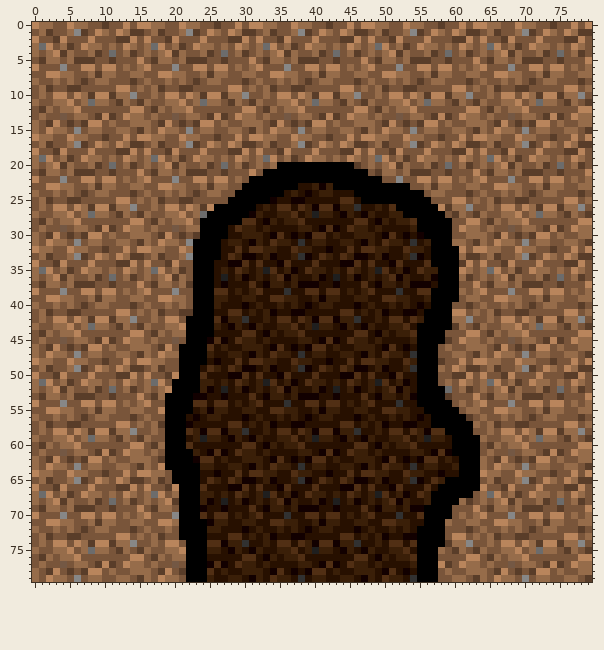
Edited in one commit: sprite sheet (assets/map/node_4.png). The picture above is the old version.
The file is 80x80 pixels. Colours within 5 levels of each other are drawn and written as one.
New version:
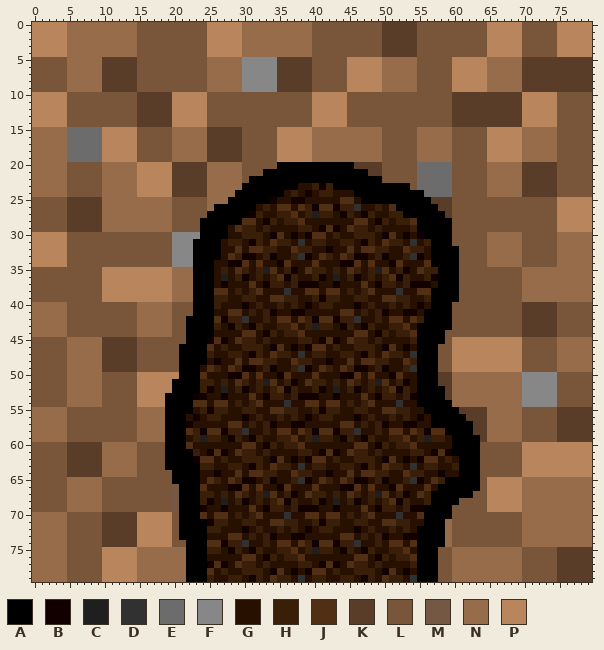
Palette (. is transparent): A #000000  B #120000  C #1f1f1f  D #313131  E #6c6c6c  F #878787  G #271000  H #3a1f08  J #512f14  K #593d29  L #79553a  M #745844  N #966c4a  P #b9855c
The exact change:
Changed rows in their new state; - is an unchanged pixel.
first column x 0:
 0 -PPPPN--NNNNNNNLLLL--LLL-PPPP-NNN--NNN----L--L-LLLKKKKKL--L--L-LLPPPP-LL--LPP-P-
 1 PPPPP-NNNN-NN-NL-LL--LLL--PP-PNNN-NNN-NN-LL-LLLL-L-KKKKL-LL-LLLL-PPPPPLL-LLP-PPP
 2 -PPP-NNNNNNNNNN-L--LL---LPPPPPNNNNNNNNNNL---LLL-L-K-KKK-L---LLL-LPPP-P--L--PPP-P
 3 PP-PPNNN--N-NN--LLL-LL-LLPPPP--N-NNN-NNNLL-L-LL-LLKKK-KLLL-L-LL-LP-PPP-LLL-PP-PP
 4 PPP-P-NN-NNNN-N-L-LLLL--LPPPPPNN-N-NN-NNLL-L-LL-L-KK-KK-LL-L-LL-LPP-PP--LL-PPPPP
 5 -LLL--NNNNK-KKKL-LLL-LLLLNNNNNFFFFFKKK--L--L-PP-PP--N-NLL--LPPP-PN--N----KK-KKKK
 6 L---LNNNNNKKKKKLL---L--LLNNNN-FFFFFKKKKKL-LL-PPP-PNNNNNLL-LLPPPP-NNNNNKKKKKKKKKK
 7 --LLL-NN-NKKKKKL--LLLL--LN--NNFFFFFKKKKKLLLL-PPPPPNN--N-LLLLPPPPPNNN--KKK-KKKKKK
 8 L--L--NNN-KKKK--L--L-L-L---NNNFFFFFKKKK--LL--PPPPPN-N-NL-LL-PPPPPNN-N-K-KKKKKK-K
 9 -LL--NNNNNKKKKKL-LL--LL--NNNNNFFFFFKK--K----L-PPPPNNNNN-------PPP-NNNN-KKKKKKKKK
10 PPP---LLLLLLLLLKKKKK-P-PPLLLLLL--L-LL-LLP--PPLL--L-LL-LLLLLLKKKKKKKKKK-PP--LLLL-
11 PPPPPL-LLLL-LL--KKKKP-PPPLL-LL-LL--LLL-LPPPPPL-LL--LLL-LLLL--KK-KKKKKKPPPPP-LL-L
12 PPPPPLL-------LKK-KKPP-PP-----LL-LL-LLL-PPPPP-LL-LL-LLL-----KKKKK-KKKK-PPPP---LL
13 PPPPP-LL-LLL-LLKKKKKPPPPPLLL-LLL-L--L-LLPP-PPLLL-L--L-LL-LLLKKKKKKKKKKPPPP-L-LLL
14 PPP-PL-LLL-L--LKKK-KPPPP-L-L--LLL-LL-L-L--PPP-LLL-LL-L-LLL-LKKKKKK-KK-PP--PL--LL
15 -NN--EEEEEPPPPPLL-LL-NNN-KKKKK-LL-LPPPPP--NN--NN-NLLL-LN--NNLL-LLP-PPPNN--N-LL-L
16 N--NNEEEEEPPP-PLLLL-NN--NK-KKK-LLLLPP-PPNNNNNNNNN-L--LL-NNNN-L-LLPPPP---NNN--L-L
17 N-NNNEEEEEPP-PPL-LL-N-NNNKKKKKLL-LLPPPPPNN-NN-NNN-L--LLNNN-NLLLL-PPPPPNNNN--LLLL
18 NNNNNEEEEEPPPP--L--LNNNNNKKK--L-L--P-PPPNNNNNNNNNN-LL--NNNNNLLL-LPPP-PNNNNN-LLL-
19 -NNN-EEEEEPPP-P-LLL--NNN-KKKKKL-LLLPPPP---N-NN-N-NL-LL-N--N--LL-LP-PPPNN--NL-LL-
20 -N-NNL--LLNNN-NPPPP--KKKKNNNN-L-L-L------------KKKLLLL-EEEE--LL-LN-NN-KKK-KL-LL-
21 NN--NLLLL-NNNNN-PPPPKK---NNNNN-L----------------K-LL-LLEEEEE---L-N--N----KKL---L
22 NNNNN--LL-NNN-NP-PPPKKKKKNNNN-----------------------L--EEEEE-L-LLNNNNNKKKKKL-L-L
23 NNNN-L--LL--NN-PPP--KKKKKN--NN-------------------------EEEEE--LL-NNN--KKK-KL--LL
24 -NN-NL-L-L-NNNNPPPPPKKK-K--NN---------------------------EEEE--L-LNN-N-K-KKK---L-
25 -LL----KKKNNNNN-N-NN-LL--NNN-----------------------------KKKLL-L-LL--LL----P--PP
26 -L-LLKKK-KNN--NNN-NNL-LLLN--------------------------------K-LLL--L-LL-LLLLLPPPPP
27 L--LLKKKKK-NN-NN-NN-LL-LL----------------------------------KLL-LL--LLL-LLLLPPPPP
28 -LL-LKKKKKNNNNNNNN-NLLL---------------------------------------LL-LL-LLL----PPP--
29 -L--LKKKK-NNNN--N-NNL-LL-------------------------------------LLL-L--L-LL-LLPP-PP
30 PPP-PL-LLL-L--LLL-LLFFFF--------------------------------------LLLNNNNN-LLL--NN--
31 PP-PP-L-LL--LL-LL-LLFF--------------------------------------LL-LLNN--NL-LL-N--NN
32 -PPPPLLL--L--L-LLLL-FFF--------------------------------------L-LL--NNNLL--LNNNNN
33 PPPPPLLL-LL-LLLL-LL-FF---------------------------------------LLL--NNN-LL-LLNN-NN
34 -PPP----L---LLL-L--LFFF--------------------------------------LL-LNNNNN--L--NNNNN
35 LLL-LL-LLLPPP-PPPP-P-NN--------------------------------------LL-LLL-LLNN--N-NN-N
36 L-LLLL--LLPPPPPPPPP-N-N--------------------------------------LL-L-LLLLNN-NNNN-NN
37 -LLL-LLLL-PPPPP-PPPPN-N----------------------------------------L-LLL-LNNNNNNNNNN
38 L---L--LL---PPPP-PPPNNN--------------------------------------L-LL---L-NNNNNNN-N-
39 --LLLL--LLPPPPPPPP----N---------------------------------------LL--LLLLNN-N--NN--
40 -NN-NL-L-LL---LN-NN--L----------------------------------------L-L--L-LK-KKK---L-
41 N-NNNLL-----LL--N-NN-LL-------------------------------------LL-L-LL--L-KKKK-LL-L
42 N-NNN-LLLLLLLLLNN-NNL---------------------------------------LLL--L-LL-KK-KKLLLL-
43 -NN--L-LLLL-LL-N-NN-LL--------------------------------------LL-LL--LLLKKKKK-LL-L
44 NN-N-LL-------LNNN-NLL----------------------------------------LL-LL-LLKKKKK---LL
45 -L--LN--NNK-KKKL-L--L--------------------------------------LP-PPPPPPPPLL-LLNNN--
46 L-LL-NNNNNKKKKKLL-LL---------------------------------------LPPPPPPP-PP-LLL--NN--
47 L-LLLNNN--KKKKKLL-LLL---------------------------------------PPPPPP-PPPL-LL-N--NN
48 LLL--N--NN-KKKKLLLL---------------------------------------L-P-P--PPPP-LL--LNNNNN
49 -LL---NNNNKKKK-L-LL---------------------------------------L--PPPPPPPPPLL-LLNN-NN
50 L--LLNNNNN--LLLP-PPP--------------------------------------KKNNNNNNNNNNFFFFF-LLL-
51 LLL-LNNN---L-LLPPP-P--------------------------------------KKNN-N-NNN-NFFFFFL-LL-
52 L-LLL-NN-N-L-LLPPPP----------------------------------------KN-NN-N-NN-FFFFFL-LL-
53 -LLL--NNNN-L----PPP-----------------------------------------NNNNNN--N-FFFFFL---L
54 L---LNNNNNLL-L-P-PP-----------------------------------------N-N-NNNNNNFFFFFL-L-L
55 NNNN-L--LLLL--L-NNN------------------------------------------KKKKNNN----LLLKKKKK
56 -NN-NL-L-LL---LN-NN--------------------------------------------KKNN-N--L-LLKKK-K
57 N-NNNLL-----LL--N-N--------------------------------------------KK-NNNNL----KKKKK
58 N-NNN-LLLLLLLLLNN-N--------------------------------------------KK-NNNNLLLLL-KKKK
59 -NN--L-LLLL-LL-N-NN---------------------------------------------KNN--N-LLLLK-KK-
60 -LL-LKKKKKNNNNNL-LL----------------------------------------------LL-LL-PPPPPPP--
61 -L--LKKKK-NNNN-L-L-----------------------------------------------L--L-PPPP-PP-PP
62 L-LL--K-KKN-NN-LL-L---------------------------------------------L-LL-LPP--PPPPPP
63 L-LLLKKKKKNN--NLL-L---------------------------------------------L-LLL-PPPPPPPPPP
64 LLL--KKKKKNNNNNLLLL---------------------------------------------LLL--LPPPPPPP-P-
65 -LL---NNNNL-LLLL-LL----------------------------------------------PPPPPNNNN-NN-NN
66 L--LLNNNNN--LLL-L--LM-------------------------------------------LPPP-PNNNNNNNNNN
67 LLL-LNNN---L-LL-LLL-M-------------------------------------------LP-PPPNN--N-NN-N
68 L-LLL-NN-N-L-LL-L-LLM----------------------------------------LL-LPP-PPNN-NNNN-NN
69 -LLL--NNNN-L---L-LLLM------------------------------------------L-PPPPPNNNNNNNNNN
70 NNNNN--LL-KKKKKP-PPPL----------------------------------------L-LL---L-NNNNNNN-N-
71 NNNN-L--LLKKKKKPPP--L-----------------------------------------LL--LLLLNN-N--NN--
72 -NN-NL-L-LKKKK-PPPPP---------------------------------------N--L-L--L-LNNN--NNNNN
73 N-NNNLL---KKKKKPPPPP---------------------------------------NLL-L-LL--LNNNNNNNNN-
74 N-NNN-LLLLK-KKKPPPP-L--------------------------------------NLLL--L-LL-N-NNNN--NN
75 -NN--L-LLLPPPPPN-NN--N------------------------------------L-N-NN-NN--N-LLLLK-KK-
76 NN-N-LL---PPPP-NNN-N----------------------------------------NNNNNN-N--L----KKKKK
77 N-NNN-LL-L-PP-P-N-NNNN------------------------------------LLNN--N-NNNNLL-LL-KKKK
78 -NNNNL-LLLPPPPP--NNNNN-------------------------------------LNN---NNNNN-LLL-KKKKK
79 -NN---L-LLPPPPPN-NN--N----------------------------------------NN-NN--NL-LL-KKKK-
Pixel boxes of the changes (left, top, right, bottom) in both pictures:
changed: (32, 22, 592, 582)
